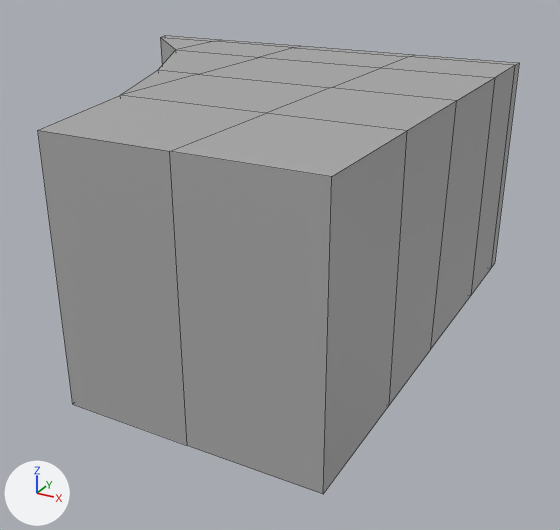
The FBX model Assets/Art/Models/Environment/Modular_Kit/SM_ground_inwardcorner_L.fbx, before and after one commit.
One viewpoint serves both versions: a 50 mm lens placed at (0.896, -1.354, 0.54), pointed at (0.145, 0.009, -0.141). The axes (+X, +Y, +Z) are drawn at lower left. The lights are the same throughout. Mesh edges are drawn as thin lines. Where no turn or scale is listed for an object, it has been applied to the vertices.

Script lines for the objects in view, before the commit:
```python
me_mesh = bpy.data.meshes.new('Mesh')
me_mesh.from_pydata(...)  # 48 vertices, 48 faces; spans x -0.5..0.5, y -0.5..0.5, z -0.25..0.25
me_mesh.materials.append(mat_standardsurface1)  # grey #aaaaaa
ob_inwardcorner_l = bpy.data.objects.new('inwardcorner_L', me_mesh)
ob_inwardcorner_l.location = (0.0, 0.0, 0.0)
```
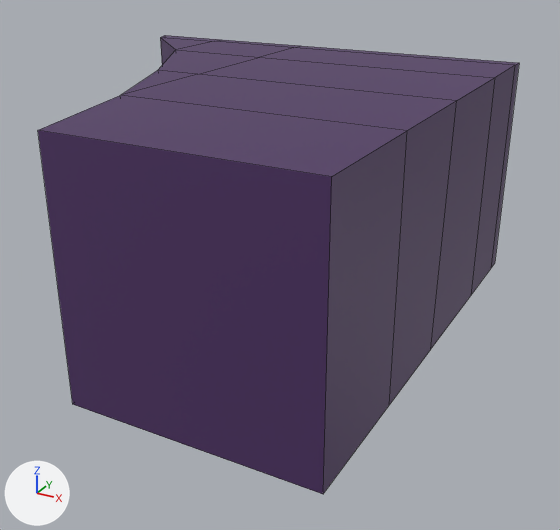
Scene script edits in JSON lines:
```json
{"op": "add", "block": "mat_m_modularfloor", "code": ["mat_m_modularfloor = principled_material('M_Modularfloor')", "mat_m_modularfloor.base_color = (0.0741, 0.0305, 0.125)  # dark purple #4d3163"]}
{"block": "me_mesh", "where": "# used by ob_inwardcorner_l; location = (0.0, 0.0, 0.0)"}
{"op": "remove", "block": "me_mesh", "code": "me_mesh.from_pydata(...)  # 48 vertices, 48 faces; spans x -0.5..0.5, y -0.5..0.5, z -0.25..0.25"}
{"op": "add", "block": "me_mesh", "code": "me_mesh.from_pydata(...)  # 32 vertices, 25 faces; spans x -0.5..0.5, y -0.5..0.5, z -0.25..0.25"}
{"block": "me_mesh", "change": "me_mesh part 1"}
{"block": "me_mesh", "change": "16 vertices are removed from x -0.305..0.25, y -0.5..0.5, z -0.25..0.25"}
{"block": "me_mesh", "change": "30 faces are deleted"}
{"block": "me_mesh", "change": "7 new faces join them"}
{"block": "me_mesh", "change": "me_mesh part 2: 18 faces spanning x -0.5..0.5, y -0.5..0.5, z -0.25..0.25 switch from mat_standardsurface1 (grey #aaaaaa) to mat_m_modularfloor (dark purple #4d3163)"}
```

Pixel boxes [x1, y1, x2, y2] of what changed, in the pictures (560 x 530 px):
```json
{"part": 1, "of": "me_mesh", "change": "cut back", "before": [38, 46, 518, 494], "after": [38, 46, 518, 494]}
{"part": 2, "of": "me_mesh", "change": "recoloured", "before": [122, 35, 519, 494], "after": [122, 35, 519, 494], "on screen": "grey to purple"}
```
